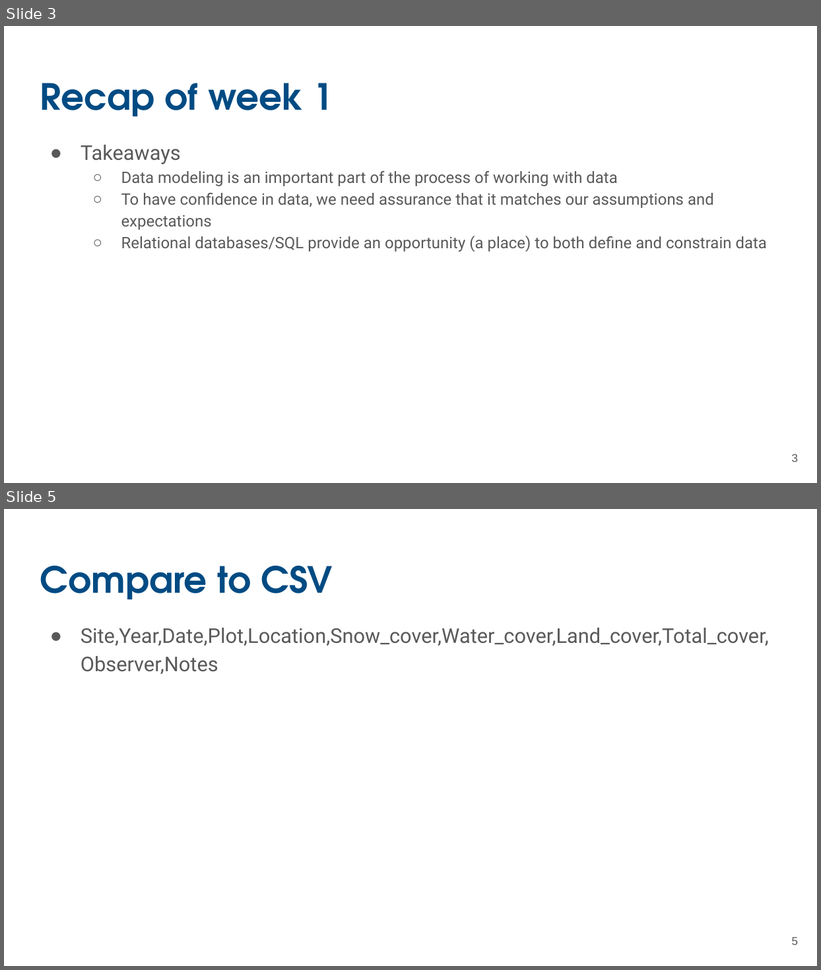
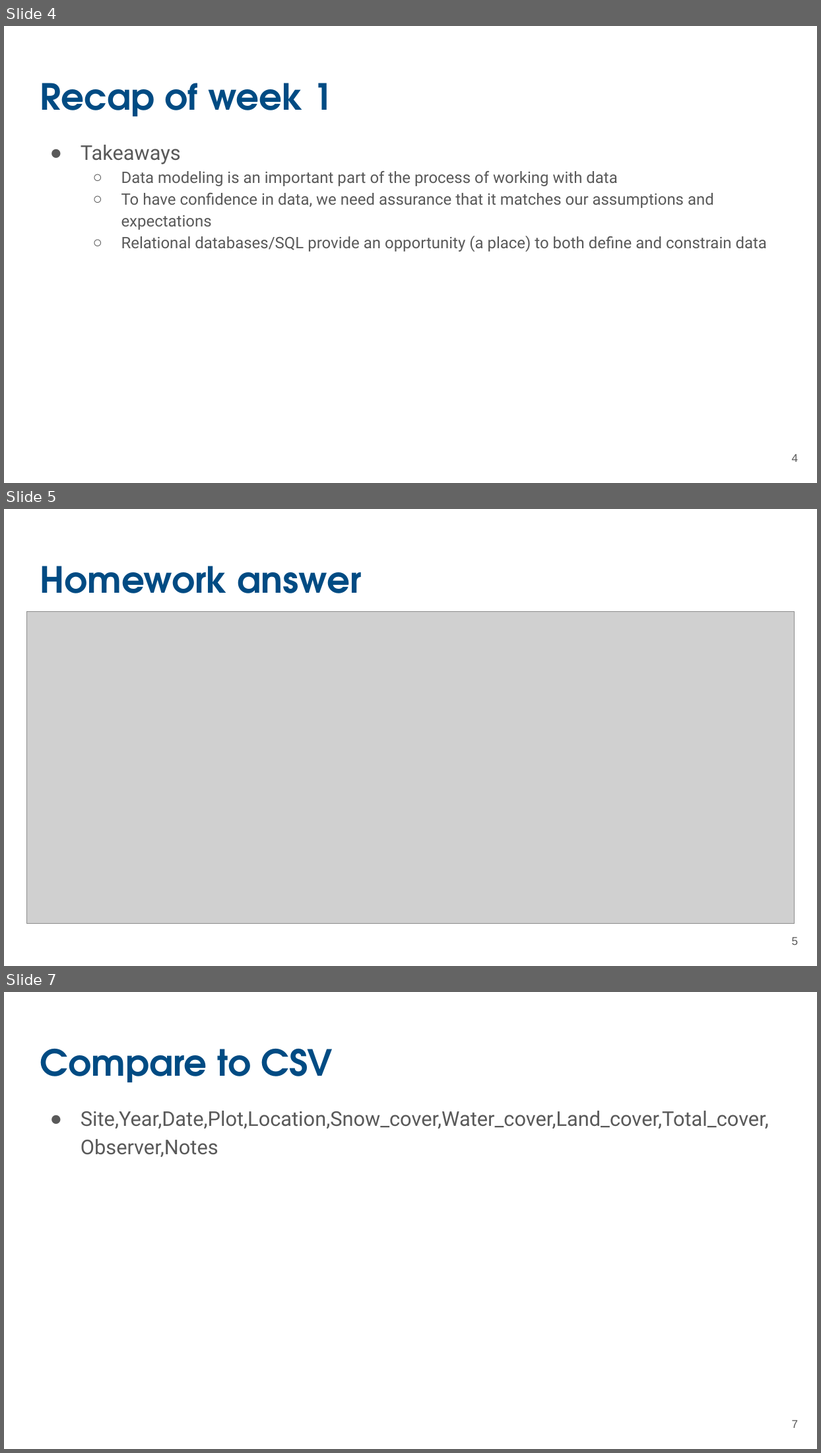
Before and after one commit to UCSB-Library-Research-Data-Services/bren-eds213, a slide deck: modules/week03/slides-03.pptx. Shown one above the other, each under a label of ours: slides 3 and 5 before the commit, slides 4, 5 and 7 after it; the slides between them are not shown. The pictures are 821x970 and 821x1453 pixels, drawn with LibreOffice and Linux fonts; fonts in the diff are those of the drawing; grey boxes stand for pictures. Boxes give left, top, right and bottom in pixels: in the first picture for what was removed or moved away, otherwise in the second. Text is boxed around its words. In the diff, an @@ line names an element or a change of style, - is before the commit and + after.

```diff
--- a/modules/week03/slides-03.pptx
+++ b/modules/week03/slides-03.pptx
@@ slide 5 added at box(4, 509, 817, 966), background #FFFFFF @@
@@ title added at box(40, 566, 362, 593), 32 pt, text #004B83, bold @@
+Homework answer
@@ picture added at box(26, 611, 795, 923) @@
@@ page number added at box(792, 937, 799, 945), 10 pt, text #595959 @@
+5
@@ what was slide 3 is now slide 4 @@
@@ page number at box(792, 454, 799, 462): text changed @@
-3
+4
@@ what was slide 5 is now slide 7 @@
@@ page number at box(792, 1420, 799, 1428): text changed @@
-5
+7
```
Also in this commit, not shown: 6 slides changed, 1 other slide added, 2 slides removed, 5 other files.
